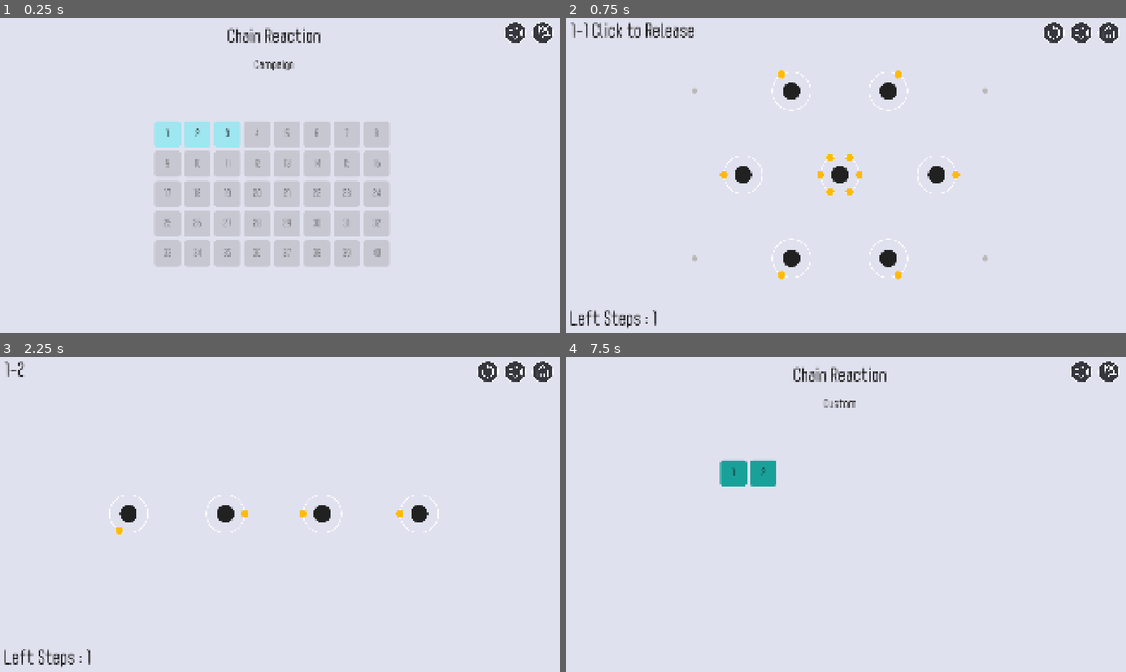
Above: before the commit, frames 1-4 (two rows, left to right).
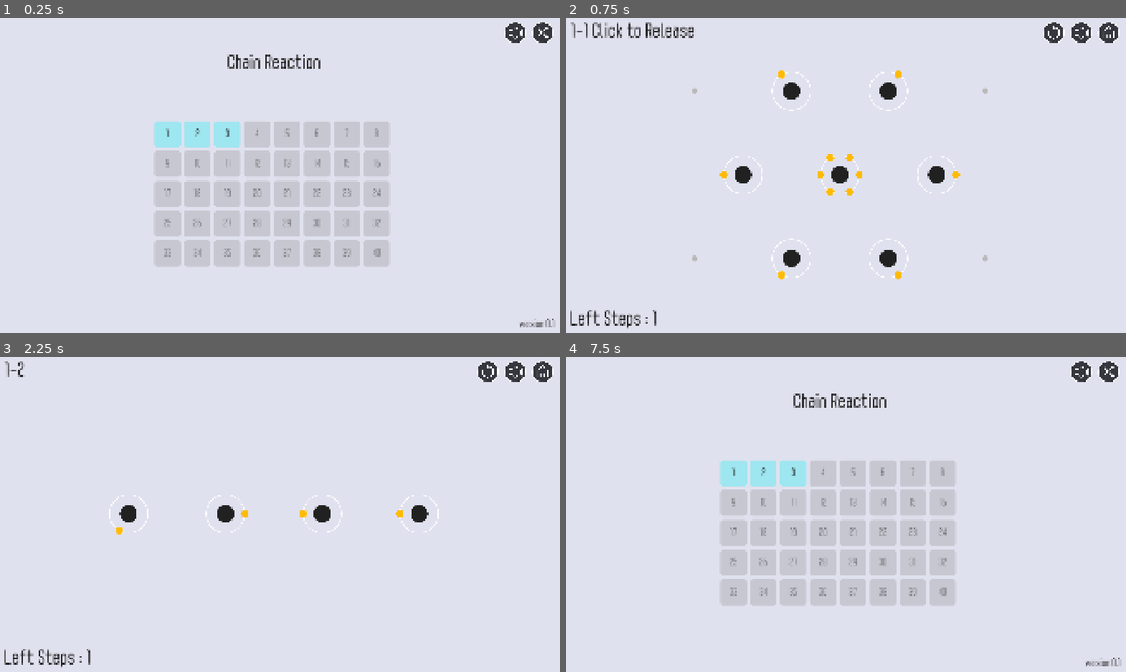
Above: after the commit, the same moments.

Repository: Ggross98/Godot-ChainReaction
Game: Godot game, scene res://scenes/main_menu.tscn
Same seed, same stepped clock (60 frames per second), same inputs: the game is played once before the commit and once after it.
Inputs (mouse positions are in pixels of both pictures, inside the frame that each line leads up to):
- Up to frame 1 (0.25 s): no input
- Up to frame 2 (0.75 s): click "1" at 0.5 s
- Up to frame 3 (2.25 s): click (543, 372) at 1.25 s; click "2" at 2 s
- Up to frame 4 (7.5 s): click (1053, 372) at 2.75 s; click (1053, 372) at 3.5 s; click (1053, 372) at 4.25 s; click (1109, 372) at 5 s; click "3" at 5.75 s; click (1109, 372) at 6.5 s; click (840, 404) at 7.25 s, where only the run before the commit has a clickable "Campaign"

The runs differ from the first frame. In frame 1, 0.9% of the frame differs, in the area x 40-100%, y 2-99%; in frame 2, nothing differs; in frame 3, nothing differs; in frame 4, 16%, in the area x 27-100%, y 2-99%.

Commit message:
优化资源寻路算法

Diff:
--- a/chain-reaction/prefabs/atom_view.tscn
+++ b/chain-reaction/prefabs/atom_view.tscn
@@ -1,17 +1,24 @@
 [gd_scene format=3 uid="uid://celgp606l6t17"]
 
 [ext_resource type="Script" uid="uid://co1ad16rqgub" path="res://scripts/view/atom_view.gd" id="1"]
-[ext_resource type="Texture2D" uid="uid://duodnkfnbmesd" path="res://assets/sprites/Orbit1_Dotted.png" id="2_dotted"]
-[ext_resource type="Texture2D" uid="uid://d0yhc2bc5aykv" path="res://assets/sprites/Orbit0.png" id="3_orbit0"]
-[ext_resource type="Texture2D" uid="uid://du4maab751ucf" path="res://assets/sprites/Orbit1.png" id="4_orbit1"]
-[ext_resource type="Texture2D" uid="uid://lmtkwlm8wqwr" path="res://assets/sprites/Orbit2.png" id="5_orbit2"]
-[ext_resource type="Texture2D" uid="uid://vuw5nt7pmj2d" path="res://assets/sprites/Neutron0.png" id="6_neutron"]
-[ext_resource type="Texture2D" uid="uid://57aowrmwjmes" path="res://assets/sprites/Arrow.png" id="7_arrow"]
-[ext_resource type="Texture2D" uid="uid://cquuhrya3hhq4" path="res://assets/sprites/Nuclei.png" id="8_nuclei"]
+[ext_resource type="Texture2D" uid="uid://duodnkfnbmesd" path="res://assets/sprites/game/Orbit1_Dotted.png" id="2_dotted"]
+[ext_resource type="Texture2D" uid="uid://d0yhc2bc5aykv" path="res://assets/sprites/game/Orbit0.png" id="3_orbit0"]
+[ext_resource type="Texture2D" uid="uid://du4maab751ucf" path="res://assets/sprites/game/Orbit1.png" id="4_orbit1"]
+[ext_resource type="Texture2D" uid="uid://lmtkwlm8wqwr" path="res://assets/sprites/game/Orbit2.png" id="5_orbit2"]
+[ext_resource type="Texture2D" uid="uid://vuw5nt7pmj2d" path="res://assets/sprites/game/Neutron0.png" id="6_neutron"]
+[ext_resource type="Texture2D" uid="uid://57aowrmwjmes" path="res://assets/sprites/game/Arrow.png" id="7_arrow"]
+[ext_resource type="Texture2D" uid="uid://cquuhrya3hhq4" path="res://assets/sprites/game/Nuclei.png" id="8_nuclei"]
 
 [node name="AtomView" type="Node2D" unique_id=1488411104]
 scale = Vector2(0.9, 0.9)
 script = ExtResource("1")
+tex_nuclei = ExtResource("8_nuclei")
+tex_orbit0 = ExtResource("3_orbit0")
+tex_orbit1 = ExtResource("4_orbit1")
+tex_orbit2 = ExtResource("5_orbit2")
+tex_orbit_dotted = ExtResource("2_dotted")
+tex_arrow = ExtResource("7_arrow")
+tex_neutron = ExtResource("6_neutron")
 
 [node name="OrbitDotted" type="Sprite2D" parent="." unique_id=1708476231]
 visible = false
--- a/chain-reaction/prefabs/neutron_view.tscn
+++ b/chain-reaction/prefabs/neutron_view.tscn
@@ -1,11 +1,12 @@
-[gd_scene load_steps=3 format=3]
+[gd_scene format=3]
 
-[ext_resource type="Script" path="res://scripts/view/neutron_view.gd" id="1"]
-[ext_resource type="Texture2D" uid="uid://vuw5nt7pmj2d" path="res://assets/sprites/Neutron0.png" id="2_neutron"]
+[ext_resource type="Script" uid="uid://2uoy1ptiyekh" path="res://scripts/view/neutron_view.gd" id="1"]
+[ext_resource type="Texture2D" uid="uid://vuw5nt7pmj2d" path="res://assets/sprites/game/Neutron0.png" id="2_neutron"]
 
 [node name="NeutronView" type="Node2D"]
 script = ExtResource("1")
 preview_pose = 2
+tex_neutron = ExtResource("2_neutron")
 
 [node name="Ghost0" type="Sprite2D" parent="."]
 z_index = -1
--- a/chain-reaction/scenes/game.tscn
+++ b/chain-reaction/scenes/game.tscn
@@ -6,15 +6,20 @@
 [ext_resource type="Texture2D" uid="uid://d6rqs773qcim" path="res://assets/sprites/ui/T_11_home_.png" id="4_home"]
 [ext_resource type="Texture2D" uid="uid://jgv122wcwp1l" path="res://assets/sprites/ui/sound_on.png" id="5_mute"]
 [ext_resource type="Theme" path="res://assets/ui/hud_theme.tres" id="6_theme"]
+[ext_resource type="Texture2D" uid="uid://b5aydd3hs01p6" path="res://assets/sprites/ui/sound_off.png" id="7_mute_off"]
+[ext_resource type="Texture2D" uid="uid://dt7rqlqus1f08" path="res://assets/sprites/game/position_mark.png" id="8_mark"]
 
 [node name="Game" type="Node2D" unique_id=1332604730]
 script = ExtResource("1_uwrxv")
+tex_sound_on = ExtResource("5_mute")
+tex_sound_off = ExtResource("7_mute_off")
 
 [node name="Camera2D" type="Camera2D" parent="." unique_id=2136974943]
 zoom = Vector2(108, 108)
 
 [node name="Board" type="Node2D" parent="." unique_id=480485624]
 script = ExtResource("2_board")
+tex_mark = ExtResource("8_mark")
 
 [node name="CanvasLayer" type="CanvasLayer" parent="." unique_id=1716961451]
 
@@ -38,6 +43,7 @@
 offset_right = 97.0
 offset_bottom = 100.0
 grow_horizontal = 2
+theme_override_font_sizes/font_size = 48
 text = "1-1 Click to Release"
 vertical_alignment = 1
 
@@ -54,6 +60,7 @@
 offset_bottom = 70.0
 grow_horizontal = 2
 grow_vertical = 2
+theme_override_font_sizes/font_size = 72
 text = "Completed!"
 horizontal_alignment = 1
 vertical_alignment = 1
@@ -71,6 +78,7 @@
 offset_bottom = -15.0
 grow_horizontal = 2
 grow_vertical = 0
+theme_override_font_sizes/font_size = 48
 text = "Left Steps : 1"
 vertical_alignment = 1
 
--- a/chain-reaction/scenes/main_menu.tscn
+++ b/chain-reaction/scenes/main_menu.tscn
@@ -2,8 +2,9 @@
 
 [ext_resource type="Script" uid="uid://css0ynvh1pm2y" path="res://scripts/main_menu.gd" id="1_l6cm7"]
 [ext_resource type="Texture2D" uid="uid://jgv122wcwp1l" path="res://assets/sprites/ui/sound_on.png" id="2_mute"]
-[ext_resource type="Texture2D" uid="uid://dwu6eh0iraed2" path="res://assets/sprites/ui/T_5_x_.png" id="3_exit"]
 [ext_resource type="Theme" path="res://assets/ui/hud_theme.tres" id="4_theme"]
+[ext_resource type="Texture2D" uid="uid://cyrtxfujjroqw" path="res://assets/sprites/ui/cross.png" id="4_wu84c"]
+[ext_resource type="Texture2D" uid="uid://b5aydd3hs01p6" path="res://assets/sprites/ui/sound_off.png" id="5_mute_off"]
 
 [sub_resource type="StyleBoxFlat" id="StyleBoxFlat_unlocked"]
 content_margin_left = 8.0
@@ -29,6 +30,8 @@
 
 [node name="MainMenu" type="Node2D" unique_id=852002600]
 script = ExtResource("1_l6cm7")
+tex_sound_on = ExtResource("2_mute")
+tex_sound_off = ExtResource("5_mute_off")
 
 [node name="CanvasLayer" type="CanvasLayer" parent="." unique_id=1094178164]
 
@@ -48,10 +51,11 @@
 anchor_left = 0.5
 anchor_right = 0.5
 offset_left = -500.0
-offset_top = 36.0
+offset_top = 124.0
 offset_right = 500.0
-offset_bottom = 120.0
-grow_horizontal = 2
+offset_bottom = 208.0
+grow_horizontal = 2
+theme_override_font_sizes/font_size = 80
 text = "Chain Reaction"
 horizontal_alignment = 1
 vertical_alignment = 1
@@ -79,11 +83,12 @@
 [node name="Exit" type="TextureButton" parent="CanvasLayer/HUD/Buttons" unique_id=471906655]
 custom_minimum_size = Vector2(72, 72)
 layout_mode = 2
-texture_normal = ExtResource("3_exit")
+texture_normal = ExtResource("4_wu84c")
 ignore_texture_size = true
 stretch_mode = 5
 
 [node name="Mode" type="Button" parent="CanvasLayer/HUD" unique_id=534249450]
+visible = false
 layout_mode = 1
 anchors_preset = 5
 anchor_left = 0.5
@@ -184,3 +189,18 @@
 theme_override_constants/h_separation = 12
 theme_override_constants/v_separation = 12
 columns = 8
+
+[node name="Title2" type="Label" parent="CanvasLayer/HUD" unique_id=731466562]
+layout_mode = 1
+anchors_preset = 5
+anchor_left = 0.5
+anchor_right = 0.5
+offset_left = 552.0
+offset_top = 1024.0
+offset_right = 940.0
+offset_bottom = 1059.0
+grow_horizontal = 2
+theme_override_font_sizes/font_size = 32
+text = "version 0.1"
+horizontal_alignment = 2
+vertical_alignment = 1
--- a/chain-reaction/scripts/game.gd
+++ b/chain-reaction/scripts/game.gd
@@ -4,12 +4,11 @@
 const _GameLaunch := preload("res://scripts/app/game_launch.gd")
 const _ViewTransform := preload("res://scripts/view/view_transform.gd")
 const _I18n := preload("res://scripts/app/i18n.gd")
-const FONT := preload("res://assets/fonts/spagi.ttf")
-const TEX_SOUND_ON := preload("res://assets/sprites/ui/sound_on.png")
-const TEX_SOUND_OFF := preload("res://assets/sprites/ui/sound_off.png")
-
 const FONT_SIZE := 60
 const FONT_COLOR := Color(0.123, 0.123, 0.123)
+
+@export var tex_sound_on: Texture2D
+@export var tex_sound_off: Texture2D
 
 var session = _GameSession.new()
 var _collapse_epoch: int = -1
@@ -41,7 +40,7 @@
 	mute_button.pressed.connect(_on_mute)
 	prev_button.pressed.connect(_on_prev)
 	next_button.pressed.connect(_on_next)
-	pack_button.pressed.connect(_on_pack)
+	pack_button.visible = false
 	debug_bar.visible = _GameLaunch.DEBUG_JUMP
 	session.start_pack(_GameLaunch.pack_path, _GameLaunch.map_id)
 	_sync_launch()
@@ -97,11 +96,10 @@
 
 
 func _sync_mute_icon() -> void:
-	mute_button.texture_normal = TEX_SOUND_OFF if AudioService.muted else TEX_SOUND_ON
+	mute_button.texture_normal = tex_sound_off if AudioService.muted else tex_sound_on
 
 
 func _style_label(label: Label, size: int = FONT_SIZE) -> void:
-	label.add_theme_font_override("font", FONT)
 	label.add_theme_font_size_override("font_size", size)
 	label.add_theme_color_override("font_color", FONT_COLOR)
 
@@ -127,14 +125,3 @@
 func _on_next() -> void:
 	session.goto_next()
 	_sync_launch()
-
-
-func _on_pack() -> void:
-	if session.pack_path() == _GameLaunch.CAMPAIGN:
-		_GameLaunch.pack_path = _GameLaunch.CUSTOM
-		_GameLaunch.map_id = "relay-race"
-	else:
-		_GameLaunch.pack_path = _GameLaunch.CAMPAIGN
-		_GameLaunch.map_id = "1-1"
-	session.start_pack(_GameLaunch.pack_path, _GameLaunch.map_id)
-	_sync_launch()
--- a/chain-reaction/scripts/main_menu.gd
+++ b/chain-reaction/scripts/main_menu.gd
@@ -5,25 +5,19 @@
 const _GameLaunch := preload("res://scripts/app/game_launch.gd")
 const _MapLoader := preload("res://scripts/content/map_loader.gd")
 const _ViewTransform := preload("res://scripts/view/view_transform.gd")
-const FONT := preload("res://assets/fonts/spagi.ttf")
-const TEX_SOUND_ON := preload("res://assets/sprites/ui/sound_on.png")
-const TEX_SOUND_OFF := preload("res://assets/sprites/ui/sound_off.png")
-
 const FONT_SIZE := 60
 const FONT_COLOR := Color(0.123, 0.123, 0.123)
-const GRID_COLUMNS := 8
 const CELL_SIZE := Vector2(88, 88)
 
-var _campaign_mode: bool = true
+@export var tex_sound_on: Texture2D
+@export var tex_sound_off: Texture2D
+
 var _campaign_pack = null
-var _custom_pack = null
 
 @onready var title_label: Label = $CanvasLayer/HUD/Title
-@onready var mode_button: Button = $CanvasLayer/HUD/Mode
 @onready var mute_button: TextureButton = $CanvasLayer/HUD/Buttons/Mute
 @onready var exit_button: TextureButton = $CanvasLayer/HUD/Buttons/Exit
 @onready var campaign_grid: GridContainer = $CanvasLayer/HUD/CampaignGrid
-@onready var custom_grid: GridContainer = $CanvasLayer/HUD/CustomGrid
 
 
 func _ready() -> void:
@@ -33,15 +27,10 @@
 	_SaveAccount.load_from_disk()
 	_style_label(title_label)
 	title_label.text = _I18n.t("menu.title")
-	mode_button.add_theme_font_override("font", FONT)
-	mode_button.add_theme_font_size_override("font_size", 40)
-	mode_button.add_theme_color_override("font_color", FONT_COLOR)
-	mode_button.pressed.connect(_on_mode)
 	mute_button.pressed.connect(_on_mute)
 	exit_button.pressed.connect(_on_exit)
 	_load_packs()
-	_rebuild_grids()
-	_refresh_mode()
+	_rebuild_grid()
 	_sync_mute_icon()
 
 
@@ -49,39 +38,27 @@
 	var campaign = _MapLoader.new().load_pack_file(_GameLaunch.CAMPAIGN)
 	if campaign.ok:
 		_campaign_pack = campaign.pack
-	var custom = _MapLoader.new().load_pack_file(_GameLaunch.CUSTOM)
-	if custom.ok:
-		_custom_pack = custom.pack
 
 
-func _rebuild_grids() -> void:
-	_fill_grid(campaign_grid, _campaign_pack, true)
-	_fill_grid(custom_grid, _custom_pack, false)
-
-
-func _fill_grid(grid: GridContainer, pack, is_campaign: bool) -> void:
-	for child in grid.get_children():
+func _rebuild_grid() -> void:
+	for child in campaign_grid.get_children():
 		child.queue_free()
-	if pack == null:
+	if _campaign_pack == null:
 		return
-	var count: int = pack.maps.size()
+	var count: int = _campaign_pack.maps.size()
 	for i in range(count):
-		var state := _SaveAccount.STATE_CLEARED
-		if is_campaign:
-			state = _SaveAccount.campaign_cell_state(i, count)
+		var state := _SaveAccount.campaign_cell_state(i, count)
 		var btn := Button.new()
 		btn.custom_minimum_size = CELL_SIZE
 		btn.text = str(i + 1)
-		btn.add_theme_font_override("font", FONT)
 		btn.add_theme_font_size_override("font_size", 32)
 		btn.add_theme_color_override("font_color", FONT_COLOR)
-		var playable := _SaveAccount.is_playable(is_campaign, i, count)
+		var playable := _SaveAccount.is_playable(true, i, count)
 		btn.disabled = not playable
 		_paint_cell(btn, state, playable)
-		var map_id: String = pack.maps[i].id
-		var pack_path: String = _GameLaunch.CAMPAIGN if is_campaign else _GameLaunch.CUSTOM
-		btn.pressed.connect(_on_cell.bind(pack_path, map_id))
-		grid.add_child(btn)
+		var map_id: String = _campaign_pack.maps[i].id
+		btn.pressed.connect(_on_cell.bind(map_id))
+		campaign_grid.add_child(btn)
 
 
 func _paint_cell(btn: Button, state: String, playable: bool) -> void:
@@ -101,30 +78,13 @@
 	btn.add_theme_stylebox_override("disabled", box)
 
 
-func _refresh_mode() -> void:
-	if _campaign_mode:
-		mode_button.text = _I18n.t("mode.campaign")
-		campaign_grid.visible = true
-		custom_grid.visible = false
-	else:
-		mode_button.text = _I18n.t("mode.custom")
-		campaign_grid.visible = false
-		custom_grid.visible = true
-
-
 func _sync_mute_icon() -> void:
-	mute_button.texture_normal = TEX_SOUND_OFF if AudioService.muted else TEX_SOUND_ON
+	mute_button.texture_normal = tex_sound_off if AudioService.muted else tex_sound_on
 
 
 func _style_label(label: Label, size: int = FONT_SIZE) -> void:
-	label.add_theme_font_override("font", FONT)
 	label.add_theme_font_size_override("font_size", size)
 	label.add_theme_color_override("font_color", FONT_COLOR)
-
-
-func _on_mode() -> void:
-	_campaign_mode = not _campaign_mode
-	_refresh_mode()
 
 
 func _on_mute() -> void:
@@ -136,7 +96,7 @@
 	get_tree().quit()
 
 
-func _on_cell(pack_path: String, map_id: String) -> void:
-	_GameLaunch.pack_path = pack_path
+func _on_cell(map_id: String) -> void:
+	_GameLaunch.pack_path = _GameLaunch.CAMPAIGN
 	_GameLaunch.map_id = map_id
 	get_tree().change_scene_to_file("res://scenes/game.tscn")
--- a/chain-reaction/scripts/view/atom_view.gd
+++ b/chain-reaction/scripts/view/atom_view.gd
@@ -7,14 +7,6 @@
 const _SimConstants := preload("res://scripts/core/sim_constants.gd")
 const _BehaviorRegistry := preload("res://scripts/core/behaviors/behavior_registry.gd")
 
-const TEX_NUCLEI := preload("res://assets/sprites/Nuclei.png")
-const TEX_ORBIT0 := preload("res://assets/sprites/Orbit0.png")
-const TEX_ORBIT1 := preload("res://assets/sprites/Orbit1.png")
-const TEX_ORBIT2 := preload("res://assets/sprites/Orbit2.png")
-const TEX_ORBIT_DOTTED := preload("res://assets/sprites/Orbit1_Dotted.png")
-const TEX_ARROW := preload("res://assets/sprites/Arrow.png")
-const TEX_NEUTRON := preload("res://assets/sprites/Neutron0.png")
-
 const EDITOR_PREVIEW_ZOOM := 108.0
 const PREVIEW_DIRS: PackedStringArray = ["W", "NE", "E", "SW"]
 
@@ -93,6 +85,15 @@
 	set(value):
 		collapse_time = maxf(value, 0.001)
 		_on_look_changed()
+
+@export_group("Textures")
+@export var tex_nuclei: Texture2D
+@export var tex_orbit0: Texture2D
+@export var tex_orbit1: Texture2D
+@export var tex_orbit2: Texture2D
+@export var tex_orbit_dotted: Texture2D
+@export var tex_arrow: Texture2D
+@export var tex_neutron: Texture2D
 
 @export_group("Pixels")
 @export var ppu_default: float = 128.0:
@@ -162,10 +163,10 @@
 
 
 func _create_fallback_children() -> void:
-	orbit_dotted = _make_sprite("OrbitDotted", TEX_ORBIT_DOTTED, ppu_default)
-	orbit0 = _make_sprite("Orbit0", TEX_ORBIT0, ppu_orbit0)
-	orbit1 = _make_sprite("Orbit1", TEX_ORBIT1, ppu_default)
-	orbit2 = _make_sprite("Orbit2", TEX_ORBIT2, ppu_default)
+	orbit_dotted = _make_sprite("OrbitDotted", tex_orbit_dotted, ppu_default)
+	orbit0 = _make_sprite("Orbit0", tex_orbit0, ppu_orbit0)
+	orbit1 = _make_sprite("Orbit1", tex_orbit1, ppu_default)
+	orbit2 = _make_sprite("Orbit2", tex_orbit2, ppu_default)
 	parked_root = Node2D.new()
 	parked_root.name = "Parked"
 	add_child(parked_root)
@@ -175,7 +176,7 @@
 	add_child(arrows)
 	for i in range(6):
 		_make_arrow_spoke(i)
-	nuclei = _make_sprite("Nuclei", TEX_NUCLEI, ppu_default)
+	nuclei = _make_sprite("Nuclei", tex_nuclei, ppu_default)
 	_collect_parked_pool()
 	_layout_arrows()
 
@@ -208,7 +209,7 @@
 	spoke.add_child(shaft)
 	var head := Sprite2D.new()
 	head.name = "Head"
-	head.texture = TEX_ARROW
+	head.texture = tex_arrow
 	head.flip_h = true
 	spoke.add_child(head)
 	return spoke
@@ -225,7 +226,8 @@
 		spoke.rotation = float(i) * TAU / 6.0
 		var head: Sprite2D = spoke.get_node_or_null("Head") as Sprite2D
 		if head:
-			head.texture = TEX_ARROW
+			if tex_arrow:
+				head.texture = tex_arrow
 			head.flip_h = true
 			head.position = Vector2(-arrow_radius, 0.0)
 			head.scale = _ViewTransform.sprite_scale(ppu_arrow) * arrow_head_scale
@@ -347,7 +349,7 @@
 	var needed: int = atom.parked_count()
 	while _parked_pool.size() < needed:
 		var s := Sprite2D.new()
-		s.texture = TEX_NEUTRON
+		s.texture = tex_neutron
 		s.scale = _ViewTransform.sprite_scale(ppu_default)
 		s.modulate = neutron_color
 		parked_root.add_child(s)
@@ -476,7 +478,7 @@
 	var radius: float = _SimConstants.ORBIT_MID
 	while _parked_pool.size() < PREVIEW_DIRS.size():
 		var s := Sprite2D.new()
-		s.texture = TEX_NEUTRON
+		s.texture = tex_neutron
 		parked_root.add_child(s)
 		_parked_pool.append(s)
 	for s in _parked_pool:
--- a/chain-reaction/scripts/view/board_view.gd
+++ b/chain-reaction/scripts/view/board_view.gd
@@ -5,11 +5,12 @@
 const _HexGrid := preload("res://scripts/core/hex_grid.gd")
 const ATOM_SCENE := preload("res://prefabs/atom_view.tscn")
 const NEUTRON_SCENE := preload("res://prefabs/neutron_view.tscn")
-const TEX_MARK := preload("res://assets/sprites/position_mark.png")
 
 const ORBIT_FADE_TIME := 0.1
 const ORBIT_FADE_SCALE := 1.75
 const MARK_COLOR := Color(0.726, 0.726, 0.726)
+
+@export var tex_mark: Texture2D
 
 var _epoch: int = -1
 var _event_i: int = 0
@@ -78,7 +79,7 @@
 		var row_w: int = sim.width if y % 2 == 0 else sim.width - 1
 		for x in range(row_w):
 			var mark := Sprite2D.new()
-			mark.texture = TEX_MARK
+			mark.texture = tex_mark
 			mark.modulate = MARK_COLOR
 			var world: Vector2 = _HexGrid.cell_to_world(sim.width, sim.height, x, y)
 			mark.position = _ViewTransform.logic_to_view(world)
--- a/chain-reaction/scripts/view/neutron_view.gd
+++ b/chain-reaction/scripts/view/neutron_view.gd
@@ -3,7 +3,6 @@
 extends Node2D
 
 const _ViewTransform := preload("res://scripts/view/view_transform.gd")
-const TEX_NEUTRON := preload("res://assets/sprites/Neutron0.png")
 const EDITOR_PREVIEW_ZOOM := 108.0
 
 enum PreviewPose { IDLE, CATCHING, MOVABLE, ENTANGLED }
@@ -13,6 +12,9 @@
 	set(value):
 		preview_pose = value
 		_on_look_changed()
+
+@export_group("Textures")
+@export var tex_neutron: Texture2D
 
 @export_group("Look")
 @export var neutron_color := Color(1.0, 0.733, 0.0):
@@ -101,7 +103,7 @@
 func _create_fallback_children() -> void:
 	body = Sprite2D.new()
 	body.name = "Body"
-	body.texture = TEX_NEUTRON
+	body.texture = tex_neutron
 	body.scale = _ViewTransform.sprite_scale(ppu_default)
 	body.modulate = neutron_color
 	add_child(body)
@@ -113,7 +115,7 @@
 	while _ghosts.size() < trace_count:
 		var g := Sprite2D.new()
 		g.name = "Ghost%d" % _ghosts.size()
-		g.texture = TEX_NEUTRON
+		g.texture = _neutron_texture()
 		g.scale = _ViewTransform.sprite_scale(ppu_default)
 		g.modulate = neutron_color
 		g.visible = false
@@ -174,6 +176,14 @@
 		g.scale = _ViewTransform.sprite_scale(ppu_default) * sc
 
 
+func _neutron_texture() -> Texture2D:
+	if tex_neutron:
+		return tex_neutron
+	if body:
+		return body.texture
+	return null
+
+
 func _on_look_changed() -> void:
 	if not _look_ready:
 		return
@@ -197,7 +207,7 @@
 		body.modulate = neutron_color
 		body.scale = _ViewTransform.sprite_scale(ppu_default)
 	for g in _ghosts:
-		g.texture = TEX_NEUTRON
+		g.texture = _neutron_texture()
 		g.scale = _ViewTransform.sprite_scale(ppu_default)
 		if not tracing:
 			g.visible = false
--- a/chain-reaction/tests/run_phase_c.gd
+++ b/chain-reaction/tests/run_phase_c.gd
@@ -34,6 +34,7 @@
 	_test_board_view_sync_smoke()
 	_test_atom_view_nuclei_keeps_ppu_scale()
 	_test_atom_view_prefab_instantiate()
+	_test_scripts_do_not_path_preload_assets()
 	print("=== %d failure(s) ===" % _failures)
 	_cleanup_test_save()
 	quit(1 if _failures > 0 else 0)
@@ -319,3 +320,27 @@
 		_check(is_equal_approx(atom_pf.nuclei.scale.x, ppu * atom_pf.hover_scale), "instanced hover keeps PPU")
 	atom_pf.queue_free()
 	neutron_pf.queue_free()
+
+
+func _test_scripts_do_not_path_preload_assets() -> void:
+	print("-- no path-preload assets")
+	var hits := PackedStringArray()
+	_collect_asset_preloads("res://scripts", hits)
+	_check(hits.is_empty(), "scripts do not preload res://assets by path (%s)" % ",".join(hits))
+
+
+func _collect_asset_preloads(dir_path: String, hits: PackedStringArray) -> void:
+	var dir := DirAccess.open(dir_path)
+	if dir == null:
+		return
+	dir.list_dir_begin()
+	var name := dir.get_next()
+	while name != "":
+		if dir.current_is_dir() and name != "." and name != "..":
+			_collect_asset_preloads("%s/%s" % [dir_path, name], hits)
+		elif name.ends_with(".gd"):
+			var path := "%s/%s" % [dir_path, name]
+			var text := FileAccess.get_file_as_string(path)
+			if text.find("preload(\"res://assets/") != -1 or text.find("preload('res://assets/") != -1:
+				hits.append(path)
+		name = dir.get_next()
Renamed: chain-reaction/assets/sprites/Arrow.png -> chain-reaction/assets/sprites/game/Arrow.png
Not shown, changed: chain-reaction/assets/sprites/game/Arrow.png.import
Renamed: chain-reaction/assets/sprites/Neutron0.png -> chain-reaction/assets/sprites/game/Neutron0.png
Not shown, added: chain-reaction/assets/sprites/game/Neutron0.png.import
Renamed: chain-reaction/assets/sprites/Nuclei.png -> chain-reaction/assets/sprites/game/Nuclei.png
Not shown, changed: chain-reaction/assets/sprites/game/Nuclei.png.import
Renamed: chain-reaction/assets/sprites/Orbit0.png -> chain-reaction/assets/sprites/game/Orbit0.png
Not shown, changed: chain-reaction/assets/sprites/game/Orbit0.png.import
Renamed: chain-reaction/assets/sprites/Orbit1.png -> chain-reaction/assets/sprites/game/Orbit1.png
Not shown, changed: chain-reaction/assets/sprites/game/Orbit1.png.import
Renamed: chain-reaction/assets/sprites/Orbit1_Dotted.png -> chain-reaction/assets/sprites/game/Orbit1_Dotted.png
Not shown, changed: chain-reaction/assets/sprites/game/Orbit1_Dotted.png.import
(and 6 more such lines)
